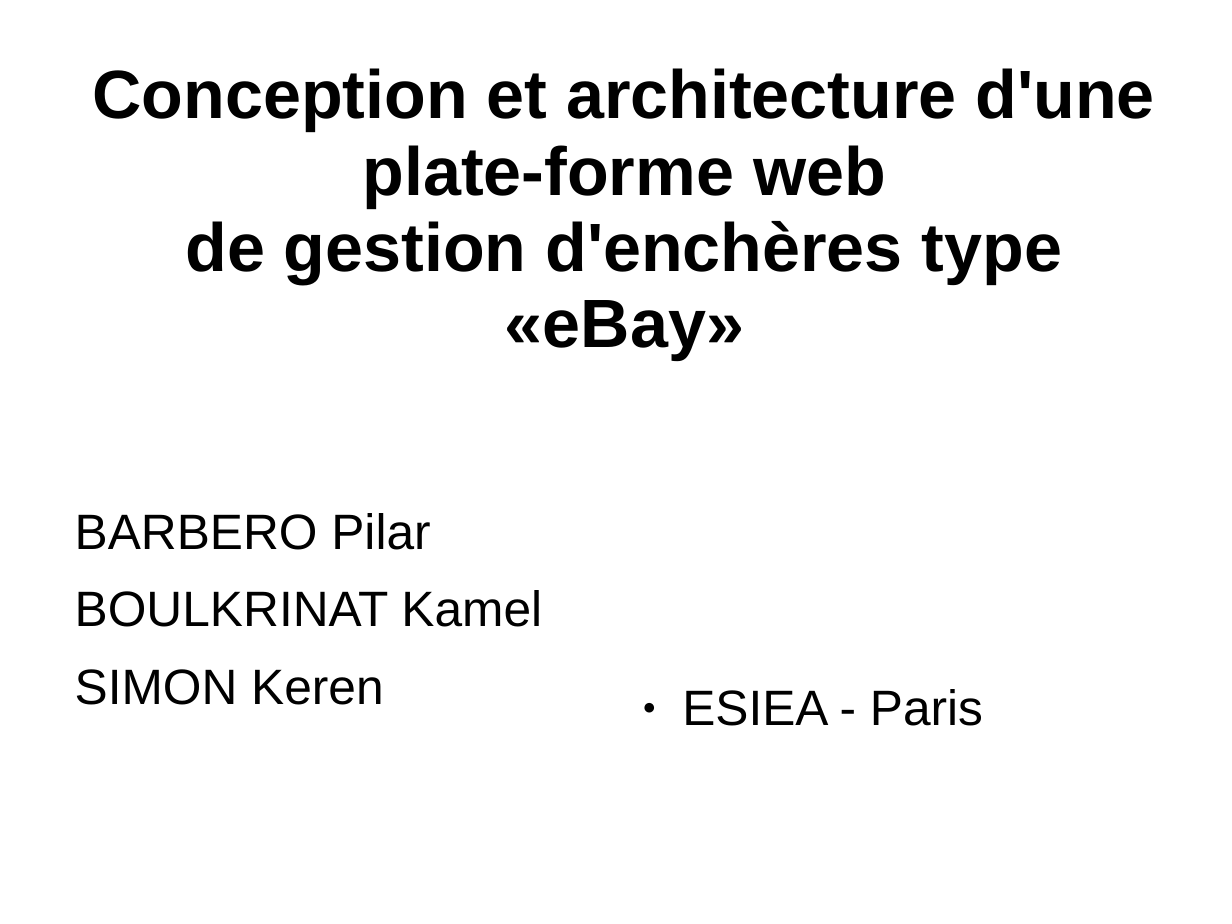
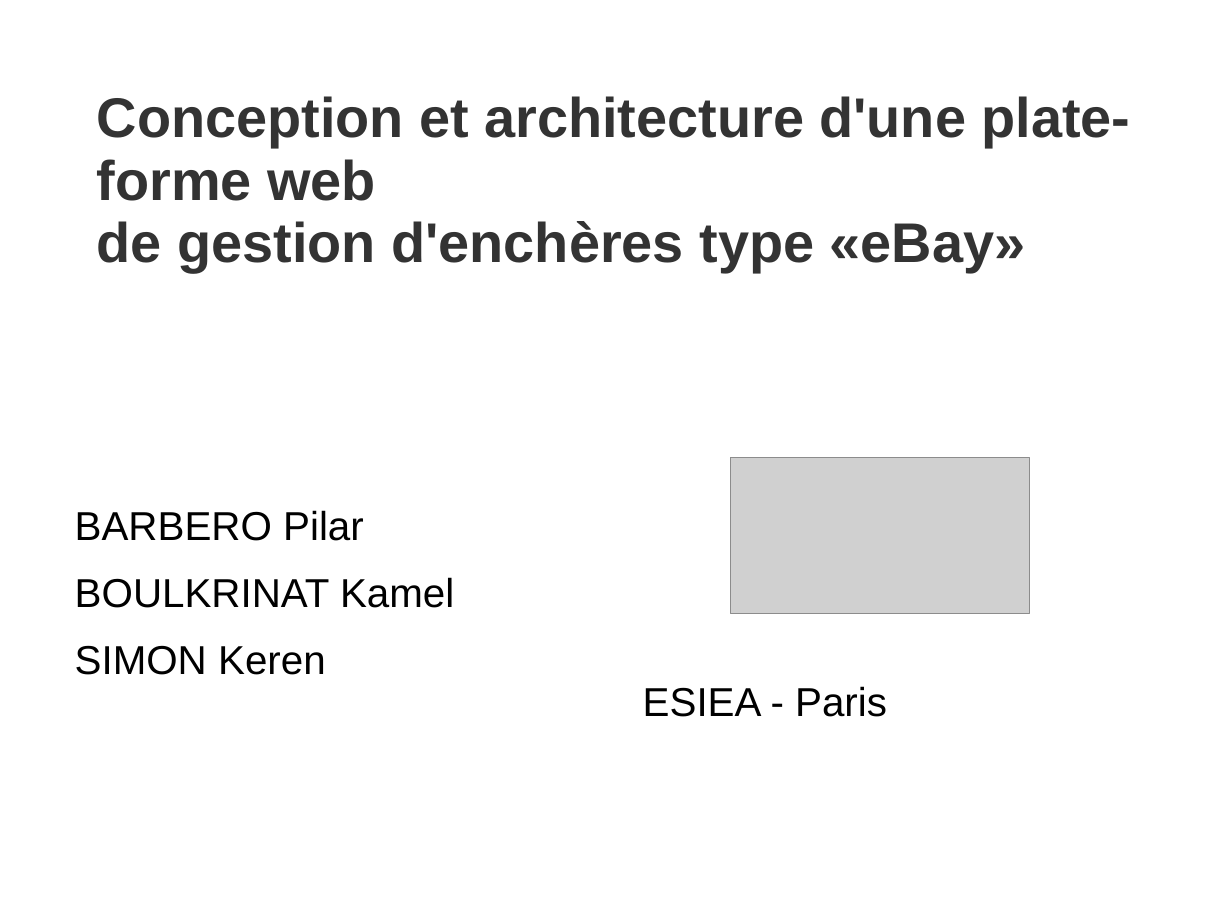
Before and after one commit to pbarbero/ESIEA.INF4035-EBAY, a slide deck: slide 1 of documentArchitecture.ppt. Drawn at 1232x924 pixels with LibreOffice and Linux fonts; fonts in the diff are those of the drawing; grey boxes stand for pictures; background and template pictures are left out. Boxes give left, top, right and bottom in pixels: in the first picture for what was removed or moved away, otherwise in the second. Text is boxed around its words. In the diff, an @@ line names an element or a change of style, - is before the commit and + after.

Commit message:
Add some slides to the presentation

```diff
--- a/documentArchitecture.ppt
+++ b/documentArchitecture.ppt
@@ title "Conception et architecture d'une plate-forme ...": place and size @@
-title "Conception et architecture d'une plate-forme ..." at [92,68,1155,360]
+title "Conception et architecture d'une plate-forme ..." at [97,96,1131,272]
@@ title "Conception et architecture d'une plate-forme ..." at [97,96,1131,272]: size 44 to 36 pt, text colour #000000 to #333333; alignment centre to left @@
@@ picture added at [730,457,1030,613] @@
@@ text "BARBERO Pilar" at [75,510,454,675]: size 32 to 26 pt @@
@@ text "ESIEA - Paris" at [643,686,887,717]: size 32 to 26 pt; bullet ● to none @@
```
Also in this commit, not shown: 2 other slides changed, 7 slides added, 1 slide removed.
